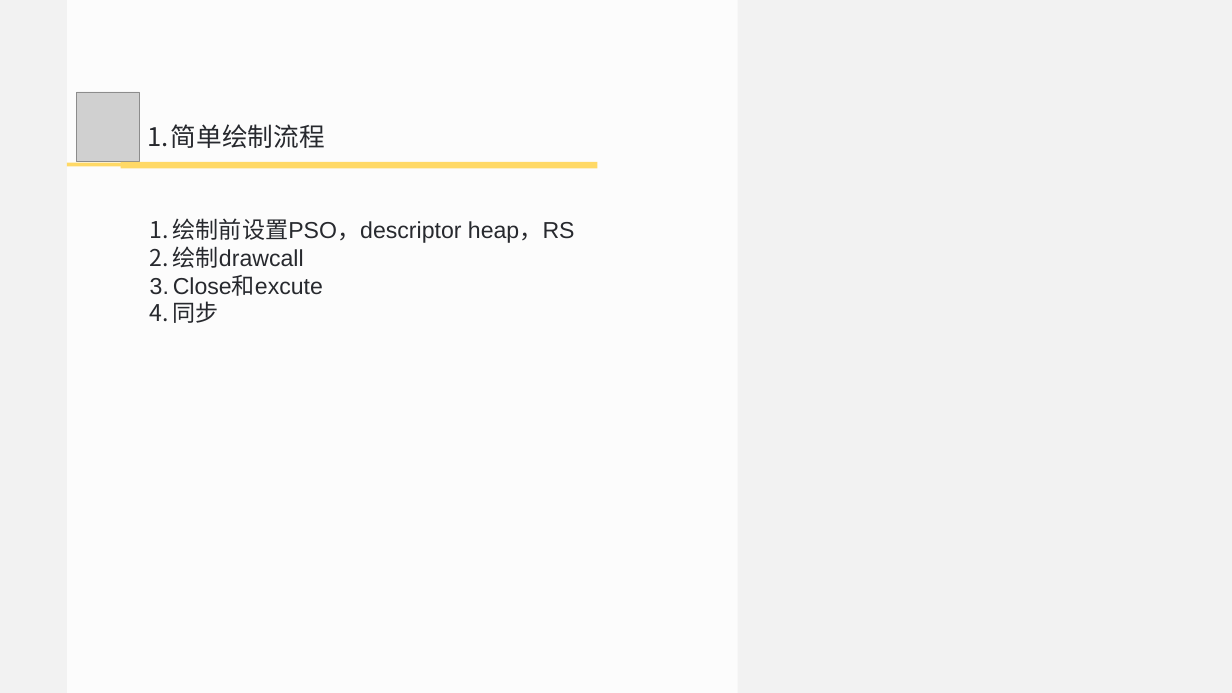
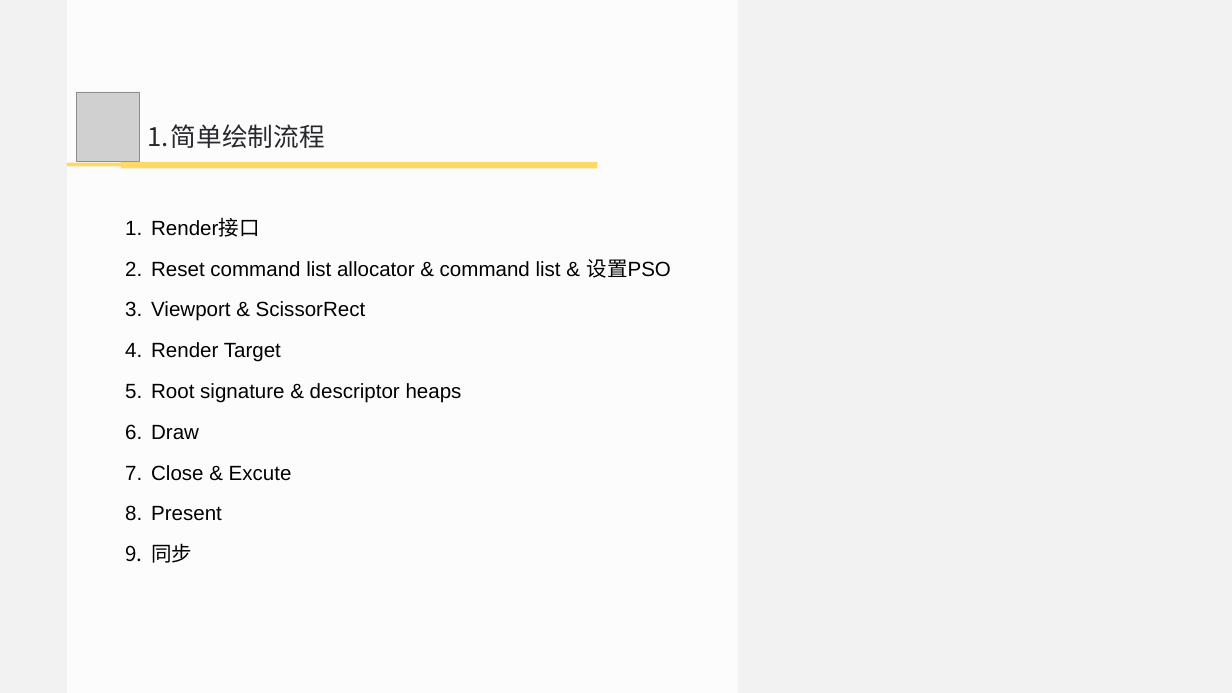
Before and after one commit to doomlover/KSGameEngineTutorials, a slide deck: slide 28 of PPTs/03.深入DX12绘制一.pptx (slide 24 before the commit). Drawn at 1232x693 pixels with LibreOffice and Linux fonts; fonts in the diff are those of the drawing; grey boxes stand for pictures. Boxes give left, top, right and bottom in pixels: in the first picture for what was removed or moved away, otherwise in the second. Text is boxed around its words. In the diff, an @@ line names an element or a change of style, - is before the commit and + after.

```diff
--- a/PPTs/03.深入DX12绘制一.pptx
+++ b/PPTs/03.深入DX12绘制一.pptx
@@ text added at [151,219,670,563], 32 pt, text #000000 @@
+1. Render接口
+2. Reset command list allocator & command list & 设置PSO
+3. Viewport & ScissorRect
+4. Render Target
+5. Root signature & descriptor heaps
+6. Draw
+7. Close & Excute
+8. Present
+9. 同步
@@ text removed at [173,218,575,323] @@
-1. 绘制前设置PSO，descriptor heap，RS
-2. 绘制drawcall
-3. Close和excute
-4. 同步
```
Also in this commit, not shown: 16 other slides changed, 5 slides added, 1 slide removed, 1 other file.
